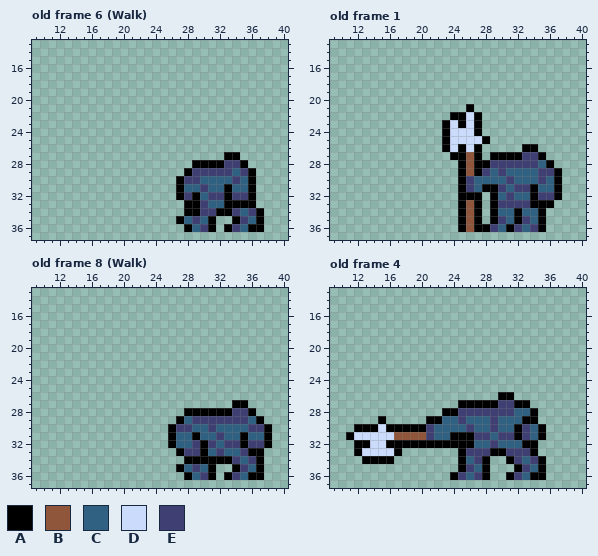
Pixel-art file: assets/headless.aseprite. The picture above is the old version.
64x64 pixels, 14 frames. Shown: old frame 6 (Walk): x 9..40, y 13..37; old frame 1: x 9..40, y 13..37; old frame 8 (Walk): x 9..40, y 13..37; old frame 4: x 9..40, y 13..37. The commit also changed other frames, which this record leaves out.
Visible layers, top first: "Arm", "Body", "Weapon".
Palette (. is transparent): A #000000  B #8f563b  C #306082  D #cbdbfc  E #3f3f74
Pixels before, old frame 6 (Walk), first column x 27:
27 ......AA...
28 ..AAAAEEA..
29 .AEEEEECEA.
30 AEECCCCECA.
31 ACCECCACCA.
32 AEACEEAEEA.
33 .AAECCAAAA.
34 .AAEEAAECEA
35 ACECA..AECA
36 .ACEA.AECAA
Pixels before, old frame 1, first column x 23:
21 ...A...........
22 .AADA..........
23 ADADA..........
24 ADDDA..........
25 ADDDDA.........
26 ADADA.....AA...
27 .AABA.AAAAEEA..
28 ..ABAAEEEEEECA.
29 ..ABAECECCCCEEA
30 ..AECCCCECCCECA
31 ..AECAAECEEACCA
32 ..AAA.ACECCAEEA
33 ..ABA.AEEEEAAA.
34 ..ABA.ACCACCA..
35 ..ABA.AECAECA..
36 ..ABAAECAECEA..
Pixels before, old frame 8 (Walk), first column x 26:
27 ........AA...
28 ..AAAAAAEEA..
29 .ACEEEEEEECA.
30 AEECCECCCCEEA
31 ACCACCECCACCA
32 ACCEAECEEAEEA
33 .AEEACECCEAA.
34 ..AAAAAAECEA.
35 .ACECA..AECA.
36 ..ACEA.AECAA.
Pixels before, old frame 4, first column x 11:
26 ...................AA....
27 ..............AAAAAEEAA..
28 ............AAEEEEEEECCA.
29 ....A.....AACCECCCECCCAA.
30 .AAADAAAAAECCCCECCECCAECA
31 ADDDDDBBBBECCAAAEECEEAECA
32 .AADDAAAAAAAAAAACCECCCAA.
33 .ADDDDA.......AEEEAAEEEA.
34 ..AAAA........ACEA..AECEA
35 ..............AECA...AECA
36 .............AECEA..AECAA
Once edited:
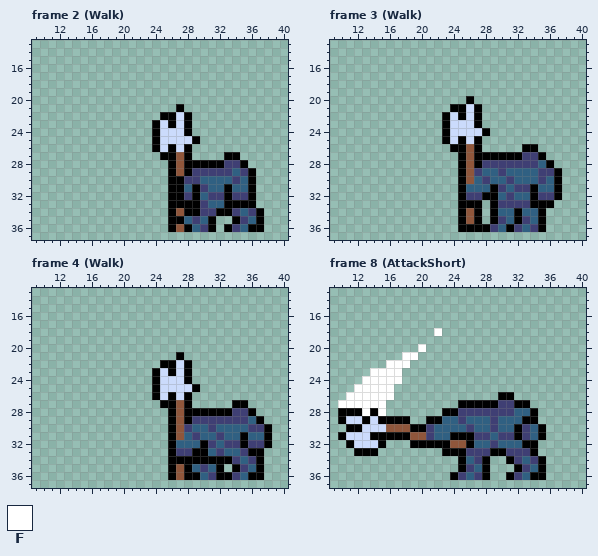
Colours new in this view: F #ffffff
A new or re-ordered frame is compared with the old frame closest to it.
Change:
frames 14 -> 41
layer "Trail" added
Frame 2 (Walk) is new; against old frame 6 (Walk), layers "Body", "Weapon":
y 21: x 27 . -> A
y 22: x 25..28 .... -> AADA
y 23: x 24..28 ..... -> ADADA
y 24: x 24..28 ..... -> ADDDA
y 25: x 24..29 ...... -> ADDDDA
y 26: x 24..28 ..... -> ADADA
y 27: x 25..28 .... -> AABA
y 28: x 26..28 ... -> ABA
y 29: x 26..27 .. -> AB
y 30: x 26 . -> A
y 31: x 26 . -> A; x 29 C -> A
y 32: x 26 . -> A
y 33: x 26..27 .. -> AA
y 34: x 26..27 .. -> AB
y 35: x 26 . -> A
y 36: x 26..27 .. -> AB
Frame 3 (Walk) is new; against old frame 1, layers "Body", "Weapon":
y 20: x 26 . -> A
y 21: x 24..27 ..A. -> AADA
y 22: x 23..24 .A -> AD
y 23: x 25 A -> D
y 24: x 27..28 A. -> DA
y 25: x 25 D -> A; x 27..28 DA -> A.
y 26: x 23..24 AD -> .A; x 26 D -> B
y 27: x 24 A -> .; x 28 . -> A
y 28: x 28 A -> E
y 29: x 27..28 AE -> EC
y 30: x 26 E -> B; x 28 C -> E
y 31: x 26 E -> C; x 28 A -> C
y 32: x 26..28 AA. -> EEA
y 33: x 26 B -> A
y 36: x 26 B -> A
Frame 4 (Walk) is new; against old frame 8 (Walk), layers "Arm", "Body":
y 21: x 27 . -> A
y 22: x 25..28 .... -> AADA
y 23: x 24..28 ..... -> ADADA
y 24: x 24..28 ..... -> ADDDA
y 25: x 24..29 ...... -> ADDDDA
y 26: x 24..28 ..... -> ADADA
y 27: x 25..28 .... -> AABA
y 28: x 26..27 .. -> AB
y 29: x 26..28 .AC -> ABA
y 30: x 27 E -> B
y 31: x 27 C -> B; x 29 A -> E
y 32: x 29 E -> C
y 33: x 26..27 .A -> AE; x 29 E -> A
y 34: x 26..27 .. -> AA
y 35: x 26..32 .ACECA. -> ABACECA
y 36: x 26..27 .. -> AB; x 29..32 CEA. -> ACEA
Frame 8 (AttackShort) against old frame 4, layers "Weapon", "Trail":
y 18: x 22 . -> F
y 20: x 20 . -> F
y 21: x 18..19 .. -> FF
y 22: x 16..18 ... -> FFF
y 23: x 14..17 .... -> FFFF
y 24: x 13..17 ..... -> FFFFF
y 25: x 12..16 ..... -> FFFFF
y 26: x 11..16 ...... -> FFFFFF
y 27: x 10..15 ...... -> FFFFFF
y 28: x 10..15 ...... -> AAAFAF
y 29: x 10..14 ..... -> ADDAD; x 16..18 ... -> AAA
y 30: x 11 . -> A; x 13..14 AA -> DD; x 16..18 AAA -> BBB
y 31: x 10..11 .A -> AD; x 14..18 DDDBB -> AAAAA
y 32: x 11..13 .AA -> ADD; x 15..18 DAAA -> A...; x 24..25 AA -> BB
y 33: x 13..17 DDDDA -> AA...; x 23..24 .. -> AA
y 34: x 13..16 AAAA -> ....
Where, in picture pixels (left, top, right, bottom), the same in both pictures:
changed: (152, 104, 200, 232)
changed: (442, 96, 490, 232)
changed: (152, 352, 224, 480)
changed: (338, 328, 466, 464)
